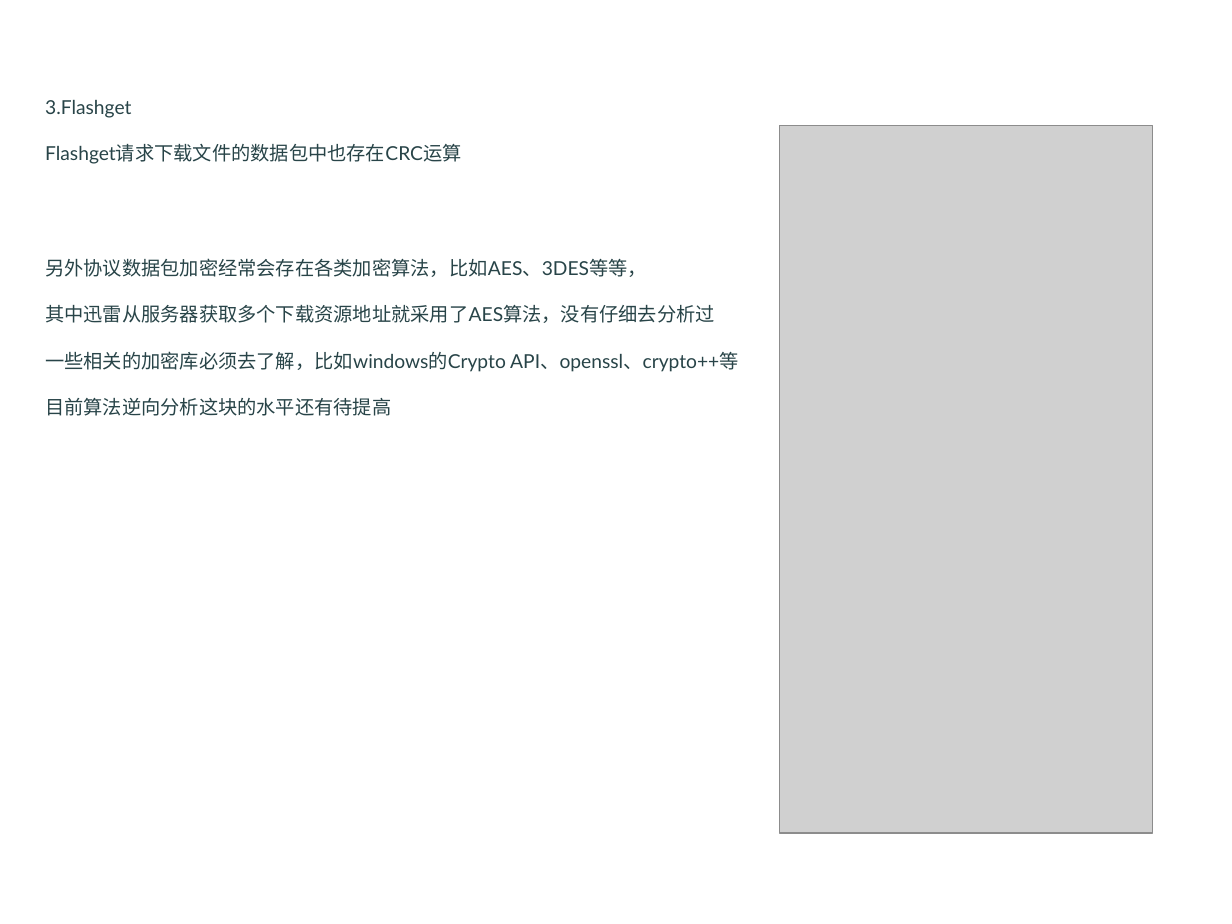
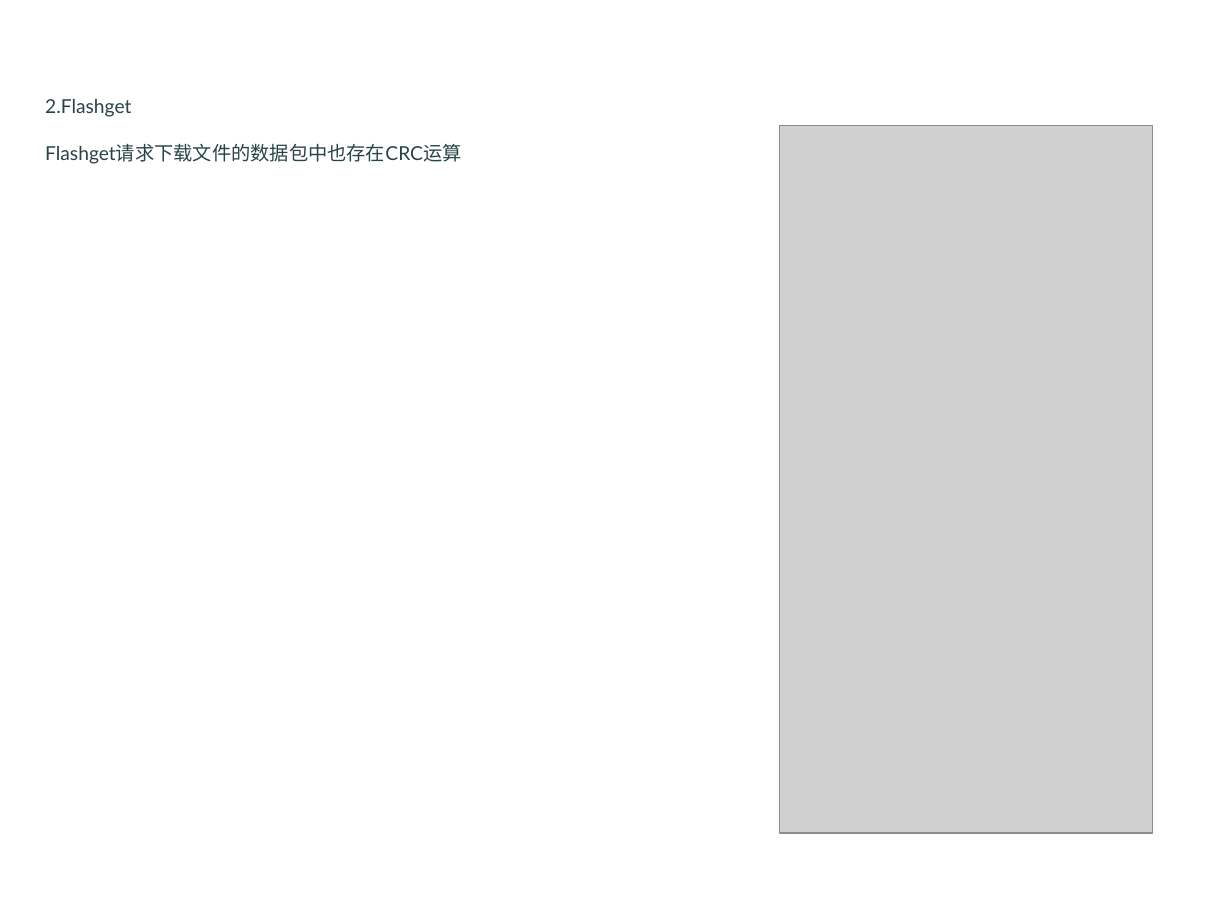
Before and after one commit to Android-sec/app-protocol-analysis, a slide deck: slide 25 of app protocol analysis.pptx. Drawn at 1232x924 pixels with LibreOffice and Linux fonts; fonts in the diff are those of the drawing; grey boxes stand for pictures; background and template pictures are left out. Boxes give left, top, right and bottom in pixels: in the first picture for what was removed or moved away, otherwise in the second. Text is boxed around its words. In the diff, an @@ line names an element or a change of style, - is before the commit and + after.

```diff
--- a/app protocol analysis.pptx
+++ b/app protocol analysis.pptx
@@ text at <box>45,99,131,117</box>: text changed @@
-3.Flashget
+2.Flashget
@@ text at <box>45,258,738,416</box>: paragraphs removed @@
-另外协议数据包加密经常会存在各类加密算法，比如AES、3DES等等，
-其中迅雷从服务器获取多个下载资源地址就采用了AES算法，没有仔细去分析过
-一些相关的加密库必须去了解，比如windows的Crypto API、openssl、crypto++等
-目前算法逆向分析这块的水平还有待提高
```
Also in this commit, not shown: 3 other slides changed.
